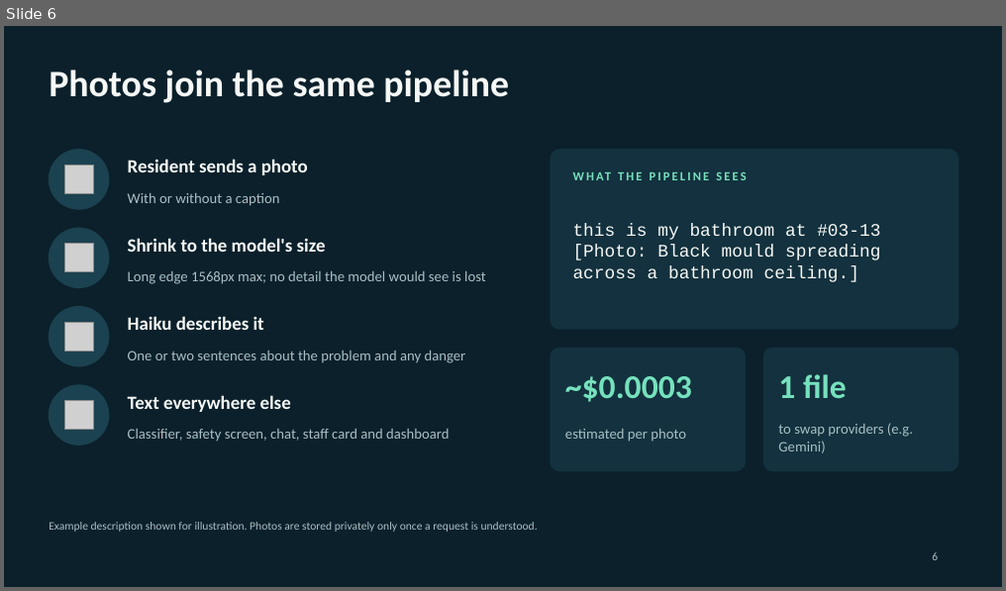
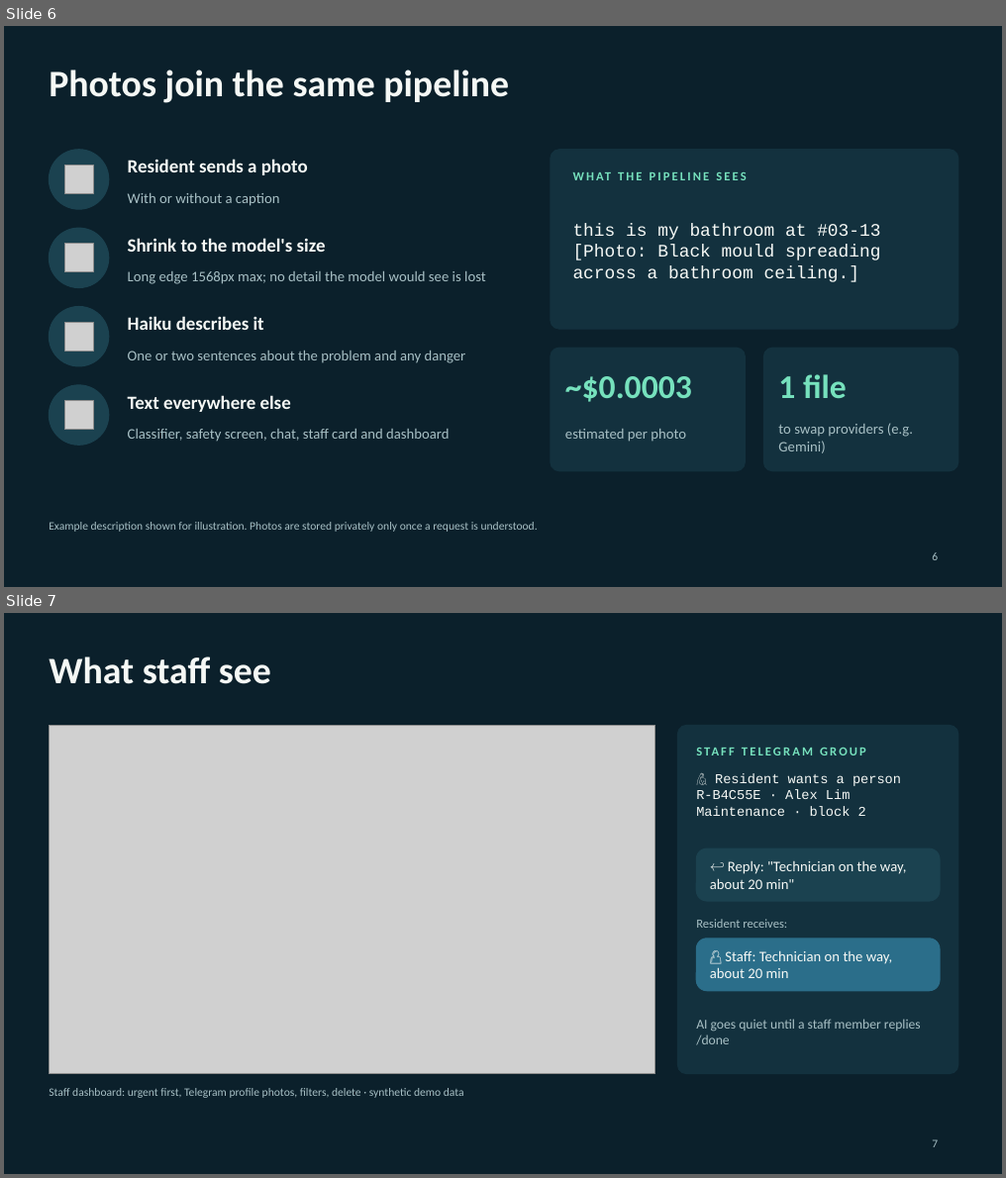
Before and after one commit to Skithrills/condo-request-classifier, a slide deck: output/slides/Condo_AI_Agent_Telegram_Bot.pptx. Shown one above the other, each under a label of ours: slide 6 before the commit, slides 6 and 7 after it. The pictures are 1006x591 and 1006x1178 pixels, drawn with LibreOffice and Linux fonts; fonts in the diff are those of the drawing; grey boxes stand for pictures. Boxes give left, top, right and bottom in pixels: in the first picture for what was removed or moved away, otherwise in the second. Text is boxed around its words. In the diff, an @@ line names an element or a change of style, - is before the commit and + after.

```diff
--- a/output/slides/Condo_AI_Agent_Telegram_Bot.pptx
+++ b/output/slides/Condo_AI_Agent_Telegram_Bot.pptx
@@ slide 7 added at (4, 613, 1002, 1174), background #0B202B @@
@@ title added at (49, 657, 271, 684), 36 pt, text #F5F8F5, bold @@
+What staff see
@@ picture added at (49, 725, 655, 1074) @@
@@ rounded rectangle added at (678, 725, 958, 1074), fill #13313E, outline #13313E 1 pt @@
@@ text added at (696, 741, 944, 762), 12 pt, text #76E1BD, bold @@
+STAFF TELEGRAM GROUP
@@ text added at (696, 773, 901, 816), 13 pt, text #F5F8F5 @@
+🙋 Resident wants a person
+R-B4C55E · Alex Lim
+Maintenance · block 2
@@ rounded rectangle added at (696, 849, 940, 901), fill #1B4250, outline #1B4250 1 pt @@
@@ text added at (710, 861, 906, 889), 14 pt, text #F5F8F5 @@
+↩ Reply: "Technician on the way, about 20 min"
@@ text added at (696, 919, 787, 928), 12 pt, text #A7BFC4 @@
+Resident receives:
@@ rounded rectangle added at (696, 939, 940, 991), fill #2B6E8A, outline #2B6E8A 1 pt @@
@@ text added at (710, 951, 892, 978), 14 pt, text #F5F8F5 @@
+👤 Staff: Technician on the way, about 20 min
@@ text added at (696, 1019, 921, 1046), 13 pt, text #A7BFC4 @@
+AI goes quiet until a staff member replies /done
@@ text added at (49, 1088, 464, 1098), 11 pt, text #A7BFC4 @@
+Staff dashboard: urgent first, Telegram profile photos, filters, delete · synthetic demo data
@@ page number added at (932, 1140, 938, 1148), 11 pt, text #A7BFC4 @@
+7
```
Also in this commit, not shown: 3 slides changed, 1 slide removed, 3 other files.
